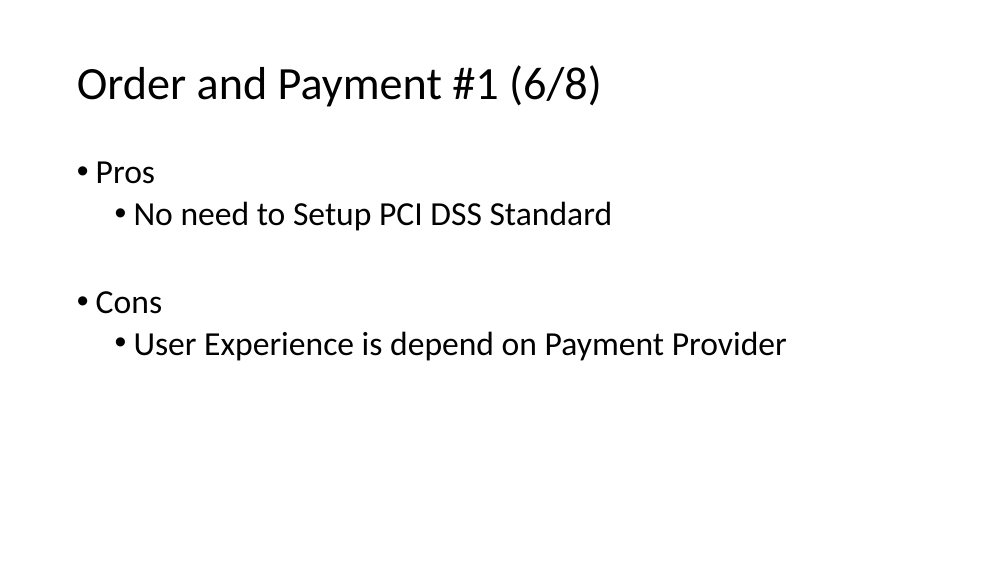
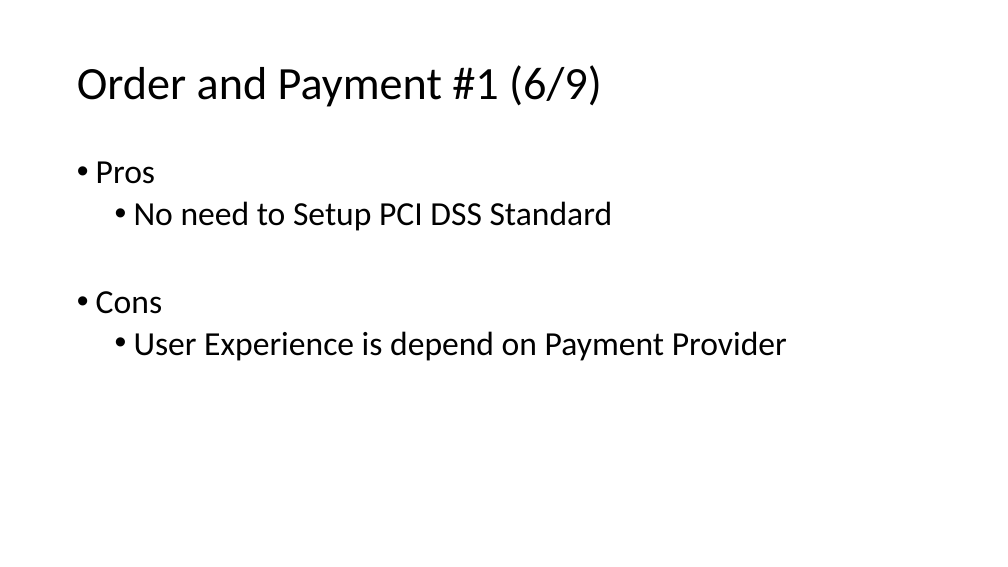
Before and after one commit to commerce-case-study/a-documentation, a slide deck: slide 7 of commerce_case_study.pptx. Drawn at 1008x567 pixels with LibreOffice and Linux fonts; fonts in the diff are those of the drawing. Boxes give left, top, right and bottom in pixels: in the first picture for what was removed or moved away, otherwise in the second. Text is boxed around its words. In the diff, an @@ line names an element or a change of style, - is before the commit and + after.

```diff
--- a/commerce_case_study.pptx
+++ b/commerce_case_study.pptx
@@ title at [77, 65, 602, 107]: text changed @@
-Order and Payment #1 (6/8)
+Order and Payment #1 (6/9)
```
Also in this commit, not shown: 7 other slides changed, 2 slides added.
